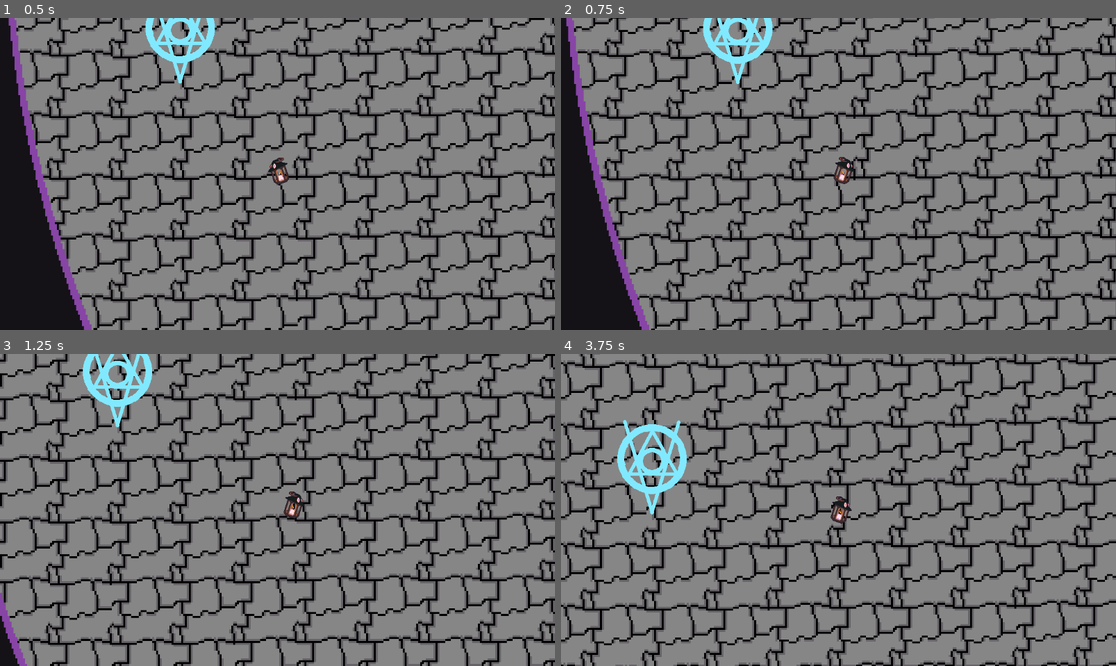
Above: before the commit, frames 1-4 (two rows, left to right).
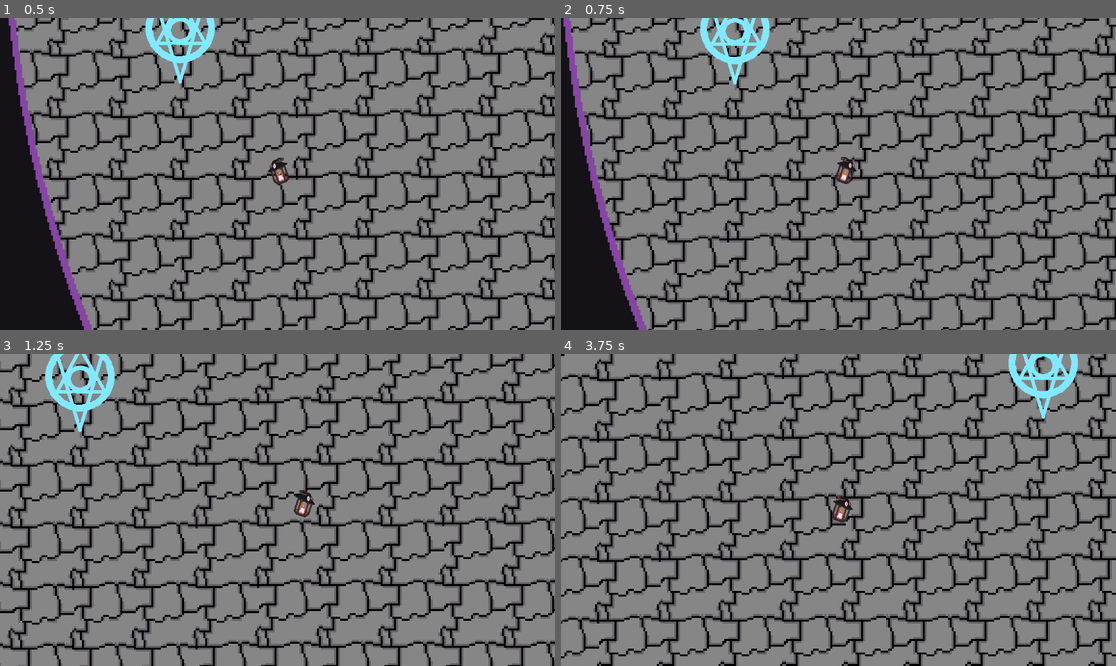
Above: after the commit, the same moments.

Repository: Dcarreon/ps15-jam-wizard-game
Game: Godot game, scene res://scenes/game.tscn
Same seed, same stepped clock (60 frames per second), same inputs: the game is played once before the commit and once after it.
Inputs (mouse positions are in pixels of both pictures, inside the frame that each line leads up to):
- Up to frame 1 (0.5 s): no input
- Up to frame 2 (0.75 s): tap Enter (ui_accept) at 0.5 s; move the mouse to (960, 158) at 0.52 s; hold Shift (boost_key) from 0.53 s (still down)
- Up to frame 3 (1.25 s): keep holding Shift (boost_key); tap Enter (ui_accept) at 0.77, 0.8, 1.07 s
- Up to frame 4 (3.75 s): move the mouse to (727, 525) at 1.27 s; release Shift (boost_key) at 1.28 s; hold Space (brake_key, bound only after the commit) 1.28-2.03 s; tap Enter (ui_accept) at 1.35, 1.52, 1.82, 2.3, 3.02, 3.32 s; tap Shift (boost_key) at 1.55, 2.85 s; move the mouse to (894, 441) at 2.02 s; hold Shift (boost_key) 2.03-2.78 s; move the mouse to (810, 572) at 2.77 s; move the mouse to (1005, 556) at 3.52 s; hold Space (brake_key, bound only after the commit) from 3.53 s (still down); hold Enter (ui_accept) from 3.53 s (still down)

Frame 1 is identical in both runs. In frame 2, 29% of the frame differs, in the area x 0-100%, y 0-100%; in frame 3, 49%; in frame 4, 51%.

Commit message:
player boost state implemented

Diff:
--- a/project.godot
+++ b/project.godot
@@ -26,7 +26,7 @@
 "events": [Object(InputEventKey,"resource_local_to_scene":false,"resource_name":"","device":-1,"window_id":0,"alt_press …(195 unchanged characters)…
 ]
 }
-fly_key={
+brake_key={
 "deadzone": 0.5,
 "events": [Object(InputEventKey,"resource_local_to_scene":false,"resource_name":"","device":-1,"window_id":0,"alt_press …(191 unchanged characters)…
 ]
--- a/scenes/player.tscn
+++ b/scenes/player.tscn
@@ -239,7 +239,8 @@
 [node name="PlayerNoInputState" type="Node" parent="PlayerStateMachine"]
 script = ExtResource("9_3jan3")
 
-[node name="PlayerBoostState" type="Node" parent="PlayerStateMachine"]
+[node name="PlayerBoostState" type="Node" parent="PlayerStateMachine" node_paths=PackedStringArray("player")]
 script = ExtResource("10_d7if8")
+player = NodePath("../..")
 
 [connection signal="animation_finished" from="AnimatedSprite2D" to="." method="_on_animated_sprite_2d_animation_finished"]
--- a/scripts/player/player.gd
+++ b/scripts/player/player.gd
@@ -69,4 +69,4 @@
 
 func _boost_state() -> void:
 	if boost_upgrade:
-		pass
+		state_machine._change_state(state_machine.boost_state)
--- a/scripts/player/player_boost_state.gd
+++ b/scripts/player/player_boost_state.gd
@@ -2,6 +2,10 @@
 
 @export var player: CharacterBody2D
 @onready var state_machine : StateMachine = %PlayerStateMachine
+
+var direction : Vector2
+var boost_speed : float
+var boost_accel : float
 
 func _ready() -> void:
 	set_process(false)
@@ -9,16 +13,25 @@
 	set_process_input(false)
 
 func _input(event):
-	pass
+	if event.is_action_released("boost_key"):
+		state_machine._change_state(state_machine.fly_state)
 
 func _process(delta: float) -> void:
 	player.move_and_collide(player.velocity * delta)
+
+func _physics_process(delta: float) -> void:
+	player.velocity = player.velocity.move_toward(direction * boost_speed, boost_accel * delta)
 
 func _enter_state() -> void:
 	set_process(true)
 	set_physics_process(true)
 	set_process_input(true)
 
+	direction = player.global_position.direction_to(player.get_global_mouse_position())
+
+	boost_speed = player.max_speed * 2.0
+	boost_accel = player.acceleration * 2.0
+
 func _exit_state() -> void:
 	set_process(false)
 	set_physics_process(false)
--- a/scripts/player/player_fly_state.gd
+++ b/scripts/player/player_fly_state.gd
@@ -9,8 +9,10 @@
 	set_process_input(false)
 
 func _input(event):
-	if event.is_action_pressed("ui_accept"):
+	if event.is_action_pressed("brake_key"):
 		state_machine._change_state(state_machine.deceleration_state)
+	if event.is_action_pressed("boost_key"):
+		player._boost_state()
 
 func _process(delta: float) -> void:
 	player.move_and_collide(player.velocity * delta)
--- a/scripts/player/player_state_machine.gd
+++ b/scripts/player/player_state_machine.gd
@@ -4,6 +4,7 @@
 @onready var fly_state : State = $PlayerFlyState
 @onready var deceleration_state : State = $PlayerDecelerationState
 @onready var no_input_state : State = $PlayerNoInputState
+@onready var boost_state : State = $PlayerBoostState
 
 func _ready() -> void:
 	_change_state(state)
